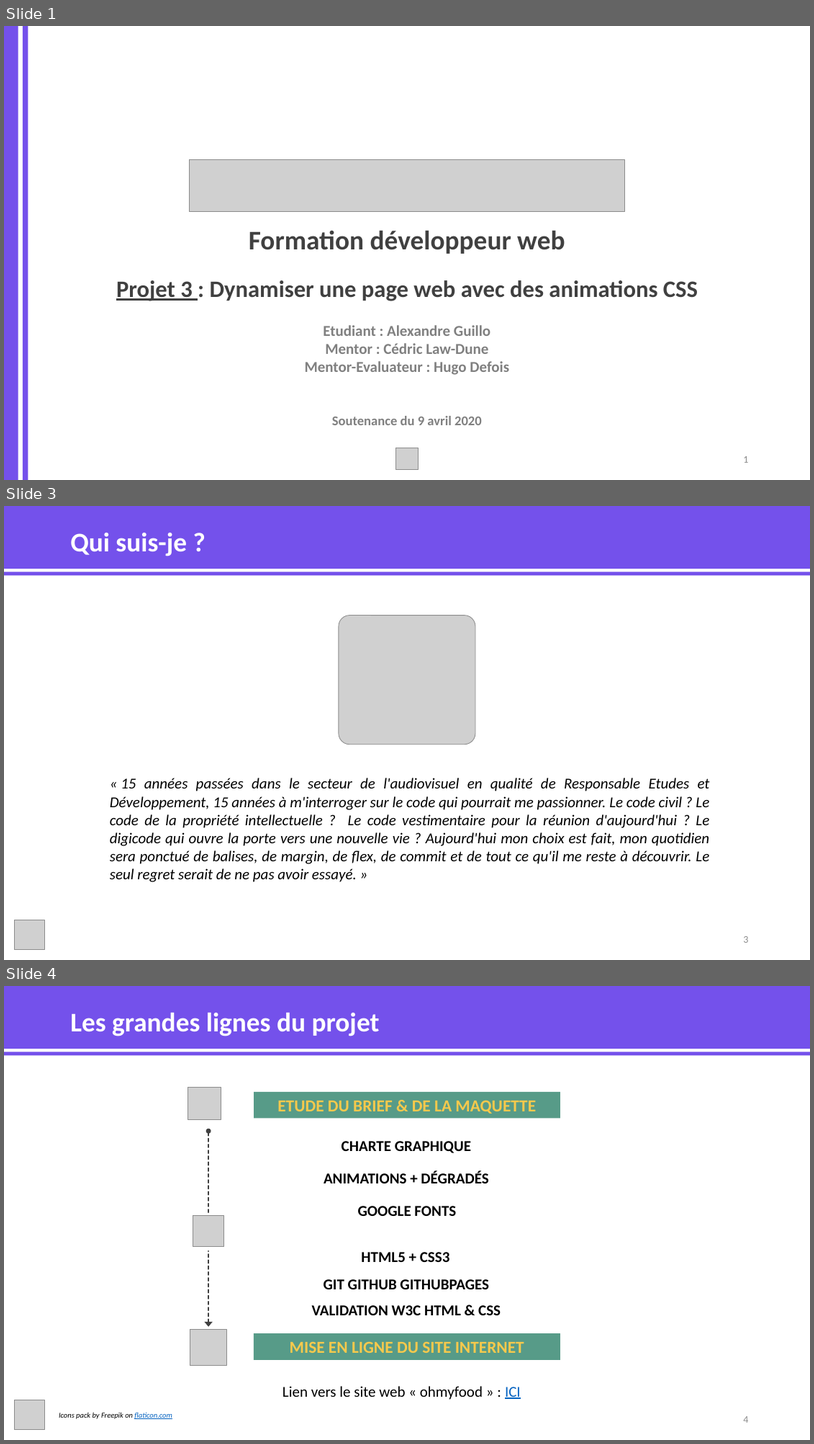
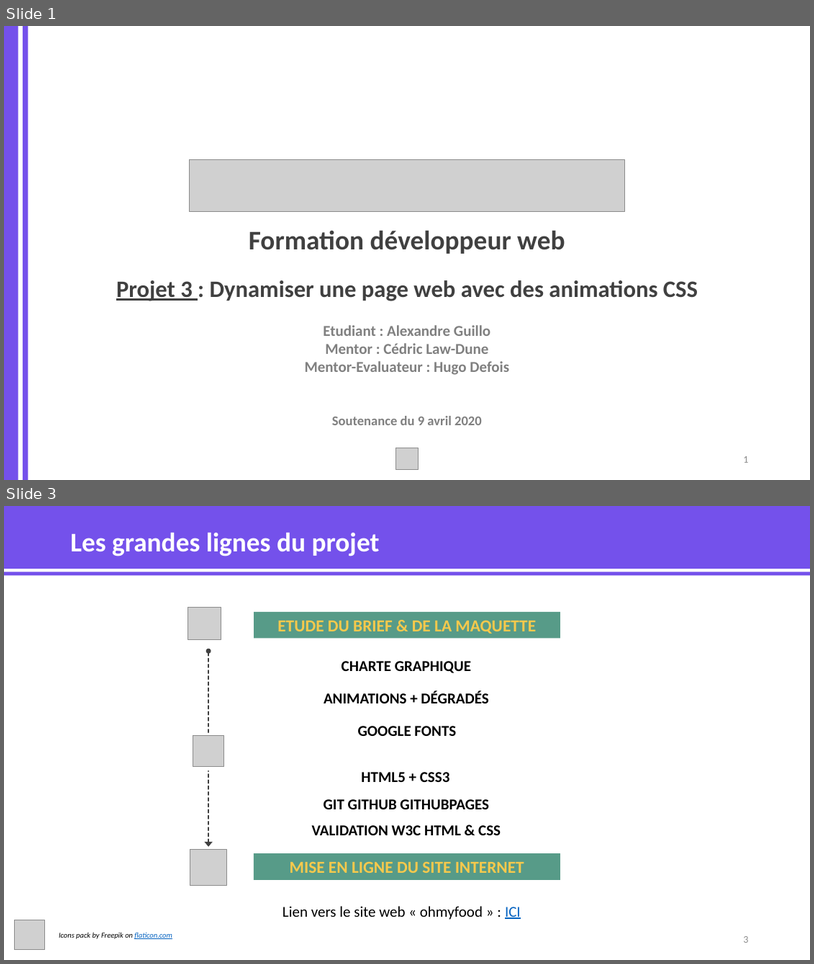
Before and after one commit to MrGyo/Animations-OhMyFood, a slide deck: soutenance/SOUTENANCE_P3_WEBDEV_20200308.pptx. Shown one above the other, each under a label of ours: slides 1, 3 and 4 before the commit, slides 1 and 3 after it; the slides between them are not shown. The pictures are 814x1444 and 814x964 pixels, drawn with LibreOffice and Linux fonts; fonts in the diff are those of the drawing; grey boxes stand for pictures. Boxes give left, top, right and bottom in pixels: in the first picture for what was removed or moved away, otherwise in the second. Text is boxed around its words. In the diff, an @@ line names an element or a change of style, - is before the commit and + after.

```diff
--- a/soutenance/SOUTENANCE_P3_WEBDEV_20200308.pptx
+++ b/soutenance/SOUTENANCE_P3_WEBDEV_20200308.pptx
@@ slide 3 removed at (4,506,810,960), background #FFFFFF @@
@@ rectangle removed at (4,506,810,576) @@
-Qui suis-je ?
@@ rectangle removed at (4,569,810,572) @@
@@ picture removed at (339,615,476,744) @@
@@ text removed at (110,777,710,882) @@
-« 15 années passées dans le secteur de l'audiovisuel en qualité de Responsable Etudes et Développement, 15 années à m'interroger sur le code qui pourrait me passionner. Le code civil ? Le code de la propriété intellectuelle ? Le code vestimentaire pour la réunion d'aujourd'hui ? Le digicode qui ouvre la porte vers une nouvelle vie ? Aujourd'hui mon choix est fait, mon quotidien sera ponctué de balises, de margin, de flex, de commit et de tout ce qu'il me reste à découvrir. Le seul regret serait de ne pas avoir essayé. »
@@ picture removed at (14,920,44,950) @@
@@ page number removed at (743,936,748,942) @@
-3
@@ what was slide 4 is now slide 3 @@
@@ page number at (743,936,748,942): text changed @@
-4
+3
```
Also in this commit, not shown: 1 slide changed, 2 other files.
